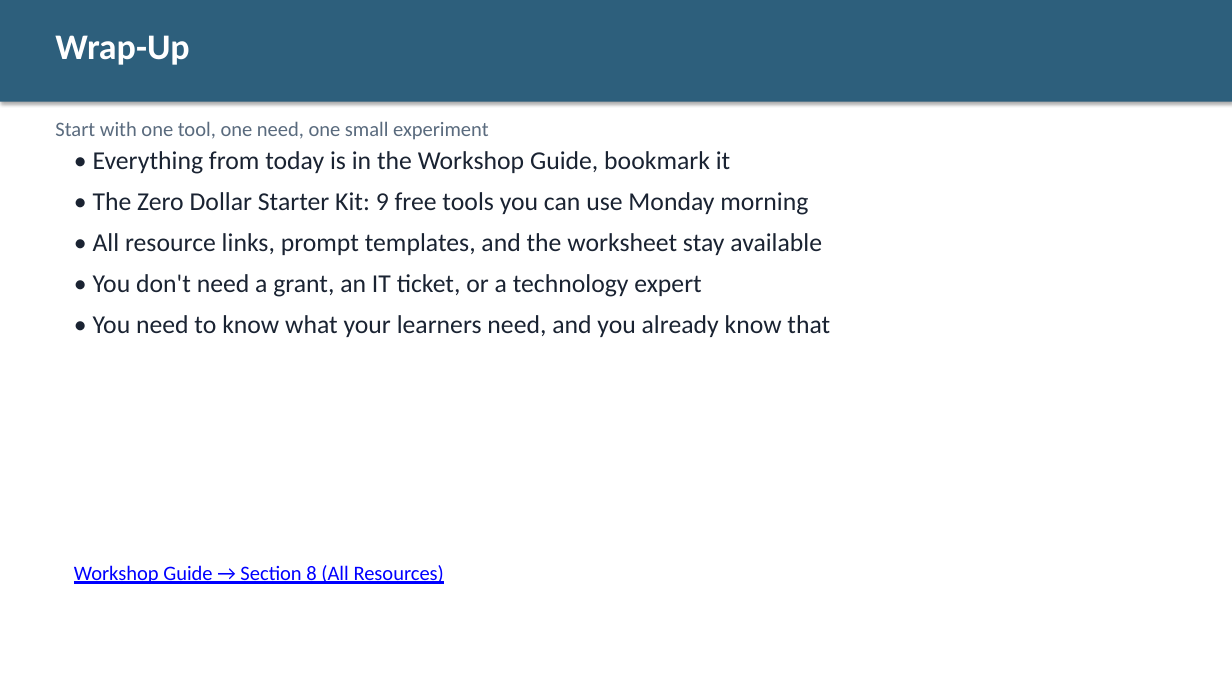
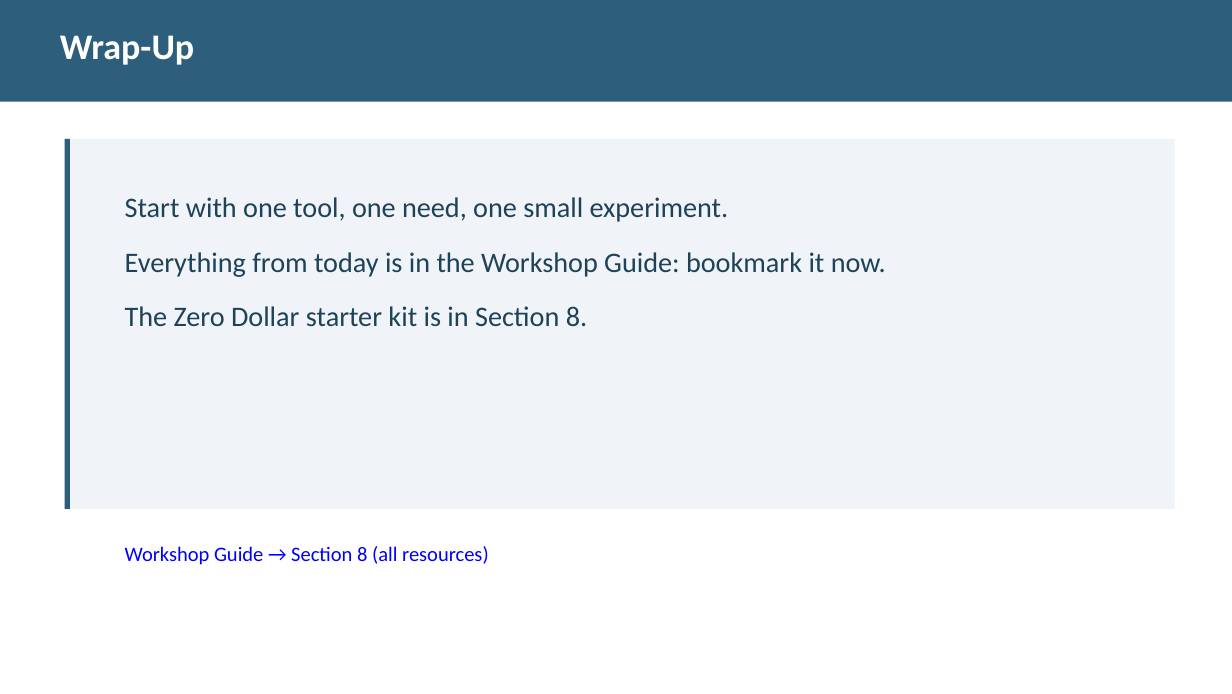
Before and after one commit to diana-brewer/digital-learning-unlocked, a slide deck: slide 18 of Digital Learning Unlocked - Slide Deck.pptx (slide 19 before the commit). Drawn at 1232x694 pixels with LibreOffice and Linux fonts; fonts in the diff are those of the drawing. Boxes give left, top, right and bottom in pixels: in the first picture for what was removed or moved away, otherwise in the second. Text is boxed around its words. In the diff, an @@ line names an element or a change of style, - is before the commit and + after.

```diff
--- a/Digital Learning Unlocked - Slide Deck.pptx
+++ b/Digital Learning Unlocked - Slide Deck.pptx
@@ rectangle at [0, 0, 1232, 102]: shadow off @@
@@ text "Wrap-Up": place and size @@
-text "Wrap-Up" at [55, 35, 189, 65]
+text "Wrap-Up" at [60, 35, 194, 65]
@@ text removed at [55, 121, 488, 140] @@
-Start with one tool, one need, one small experiment
@@ rectangle added at [65, 139, 1175, 509], fill #F0F4F8 @@
@@ rectangle added at [65, 139, 70, 509], fill #2D5F7C @@
@@ text at [125, 197, 886, 326]: text changed; size 20 to 22 pt; text colour #1A2332 to #1E4258 @@
-• Everything from today is in the Workshop Guide, bookmark it
-• The Zero Dollar Starter Kit: 9 free tools you can use Monday morning
-• All resource links, prompt templates, and the worksheet stay available
-• You don't need a grant, an IT ticket, or a technology expert
-• You need to know what your learners need, and you already know that
+Start with one tool, one need, one small experiment.
+Everything from today is in the Workshop Guide: bookmark it now.
+The Zero Dollar starter kit is in Section 8.
@@ text at [125, 546, 489, 565]: text changed @@
-Workshop Guide → Section 8 (All Resources)
+Workshop Guide → Section 8 (all resources)
```
Also in this commit, not shown: 10 other slides changed, 1 slide removed, 2 other files.
